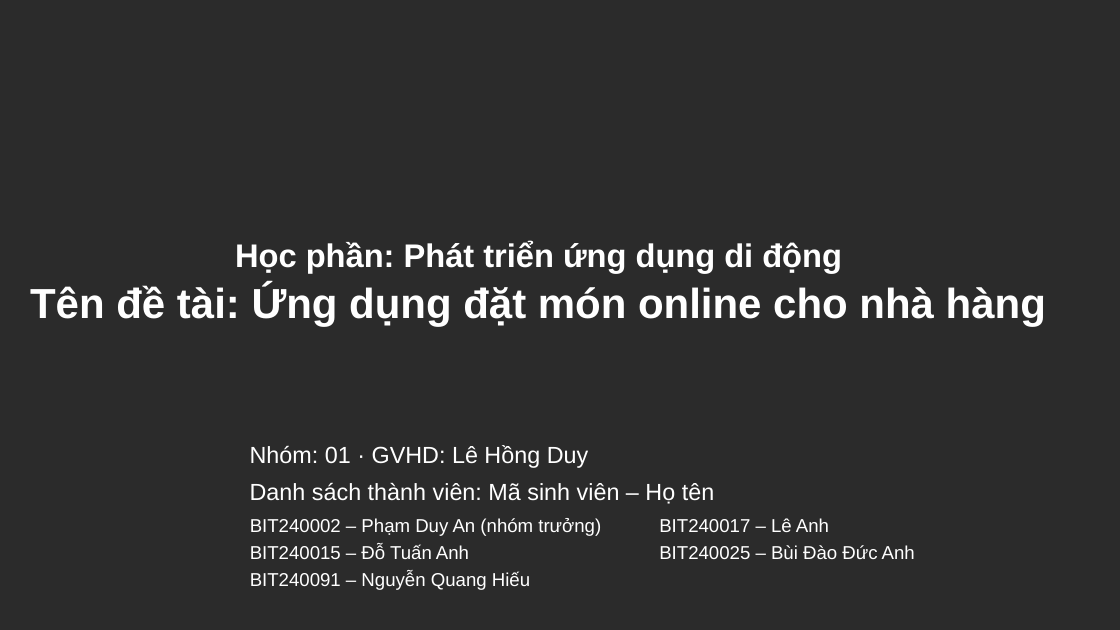
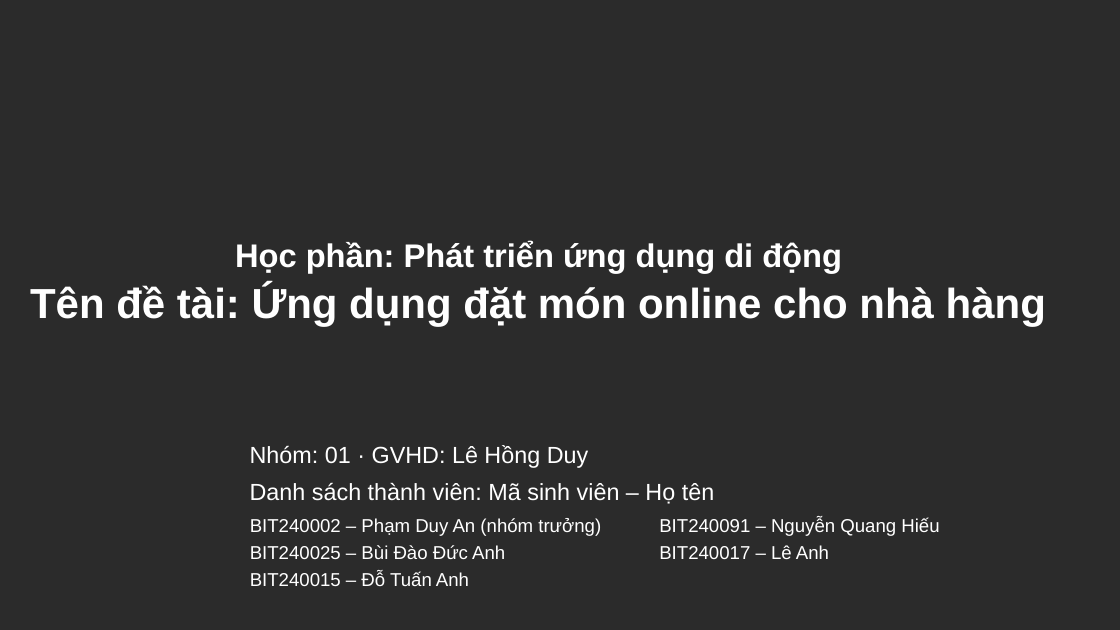
Before and after one commit to Anpham120/restaurant-ordering-mobile, a slide deck: slide 1 of docs/Slide_PTUDDD_AtlasRestaurant.pptx. Drawn at 1120x630 pixels with LibreOffice and Linux fonts; fonts in the diff are those of the drawing; background and template pictures are left out; a plain dark background stands for a picture behind light text. Boxes give left, top, right and bottom in pixels: in the first picture for what was removed or moved away, otherwise in the second. Text is boxed around its words. In the diff, an @@ line names an element or a change of style, - is before the commit and + after.

```diff
--- a/docs/Slide_PTUDDD_AtlasRestaurant.pptx
+++ b/docs/Slide_PTUDDD_AtlasRestaurant.pptx
@@ text at (659, 518, 939, 536): paragraph added @@
+BIT240091 – Nguyễn Quang Hiếu
@@ text at (250, 545, 505, 559): paragraph added @@
+BIT240025 – Bùi Đào Đức Anh
@@ text at (659, 545, 915, 559): paragraph removed @@
-BIT240025 – Bùi Đào Đức Anh
@@ text at (250, 572, 530, 590): paragraph removed @@
-BIT240091 – Nguyễn Quang Hiếu
```
Also in this commit, not shown: 4 other slides changed, 8 slides removed, 1 other file.
